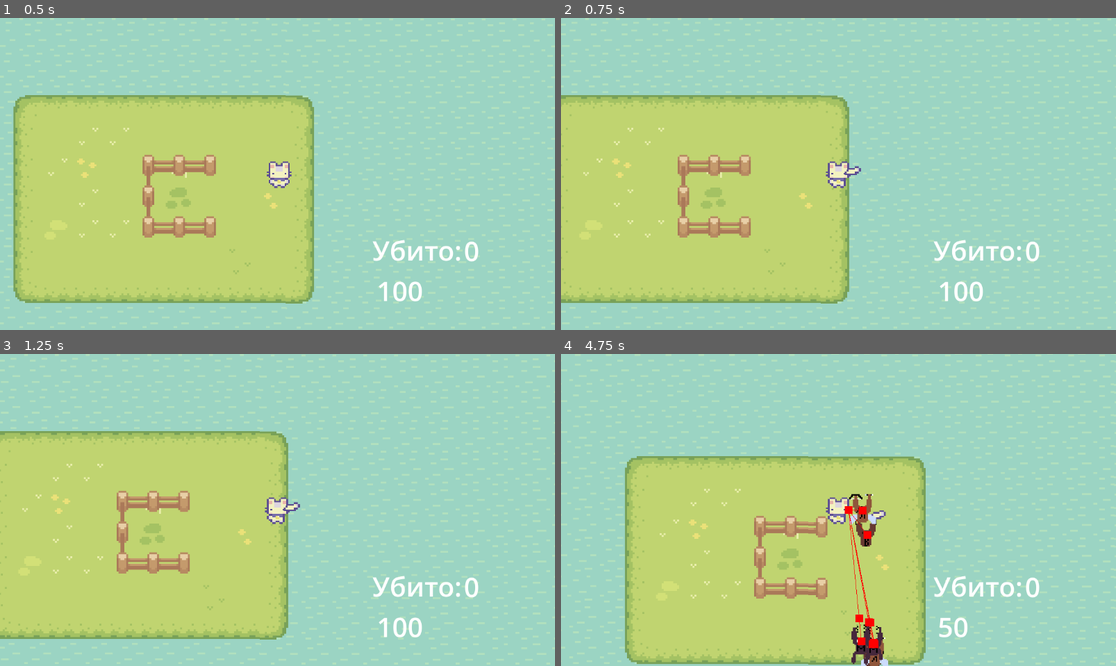
Above: before the commit, frames 1-4 (two rows, left to right).
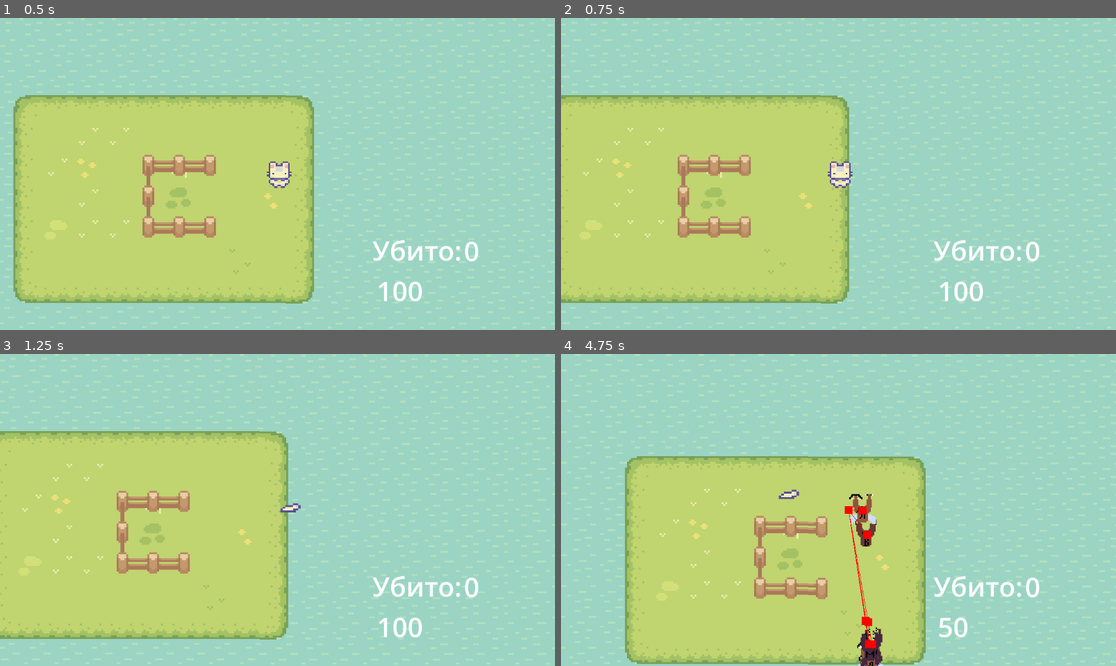
Above: after the commit, the same moments.

Repository: Nikmorking/war-of-impuls
Game: Godot game, scene res://сцены/node_2d.tscn
Two runs of this game, one before a commit and one after it. Both use one fixed random seed, a clock stepped at 60 frames per second and the inputs below.
Inputs (mouse positions are in pixels of both pictures, inside the frame that each line leads up to):
- Up to frame 1 (0.5 s): no input
- Up to frame 2 (0.75 s): tap Enter (ui_accept) at 0.5 s; move the mouse to (960, 158) at 0.52 s; hold Right (ui_right) from 0.53 s (still down); click (960, 158) at 0.6 s
- Up to frame 3 (1.25 s): keep holding Right (ui_right); tap Enter (ui_accept) at 0.77 s; right-click (399, 494) at 0.8 s
- Up to frame 4 (4.75 s): tap Enter (ui_accept) at 1.25, 1.52, 3.02, 3.77, 4.52 s; move the mouse to (727, 525) at 1.27 s; release Right (ui_right) at 1.28 s; hold Down (ui_down) 1.28-2.03 s; right-click (727, 525) at 1.35 s; tap 1 (spawn_1) at 1.55, 2.1 s; move the mouse to (894, 441) at 2.02 s; hold Right (ui_right) 2.03-2.78 s; tap 2 (spawn_2) at 2.3, 2.85 s; move the mouse to (810, 572) at 2.77 s; hold Up (ui_up) 2.78-3.53 s; tap 3 (spawn_3) at 3.05, 3.6 s; move the mouse to (1005, 556) at 3.52 s; hold Left (ui_left) from 3.53 s (still down); click (1005, 556) at 3.8 s; move the mouse to (672, 463) at 4.27 s; tap ` (devlog) at 4.35 s; right-click (672, 463) at 4.55 s

Frame 1 is identical in both runs. In frame 2, 0.2% of the frame differs, in the area x 47-55%, y 45-55%; in frame 3, 0.3%; in frame 4, 1.2%, in the area x 39-59%, y 43-100%.
Error before the commit: Invalid assignment of property or key 'visible' with value of type 'bool' on a base object of type 'null instance'. (res://scripts/character_body_2d.gd:23)
Error after the commit: Invalid assignment of property or key 'visible' with value of type 'bool' on a base object of type 'null instance'. (res://scripts/character_body_2d.gd:21)

Commit message:
ну гы

Diff:
--- a/nft/scripts/character_body_2d.gd
+++ b/nft/scripts/character_body_2d.gd
@@ -3,6 +3,7 @@
 var move
 var dep = false
 var call = 2
+var play = true
 
 signal restart
 
@@ -11,14 +12,11 @@
 @onready var black = ui.get_node("black")
 
 func _input(_event: InputEvent) -> void:
-	if Input.is_action_just_released("mouse_left"):
+	if Input.is_action_just_released("mouse_right"):
 		if call == 2:
 			shoot(get_global_mouse_position())
-			$Icon.texture = load("res://asset/импульс.png")
+			$Icon.texture = load("res://asset/импульс/импульс.png")
 			call = 1
-		if call == 1:
-			$Timer2.start()
-			call = 0
 	if Input.is_action_just_released("devlog"):
 		ui.get_node("TextEdit").visible = true
 		dep = true
@@ -42,7 +40,8 @@
 	pass
 
 func _physics_process(_delta: float) -> void:
-	move_player()
+	if play:
+		move_player()
 	if(health <= 0):
 		die()
 	move_and_slide()
@@ -50,11 +49,12 @@
 
 func die()->void:
 	print("die")
-	#black.visible = true
+	black.visible = true
 	$Timer.start()
 	health = max_health
 	Enemy.play = false
 	get_parent().schot = 0
+	play = false
 	pass
 
 
@@ -73,13 +73,14 @@
 
 
 func call_down() -> void:
-	#black.visible = false
+	black.visible = false
 	position = start_pos
 	restart.emit()
+	play = true
 	pass # Replace with function body.
 
 
 func Shoot() -> void:
 	call = 2
-	$Icon.texture = load("res://asset/перс.png")
+	$Icon.texture = load("res://asset/импульс/перс.png")
 	pass # Replace with function body.
--- a/nft/scripts/fire_ball.gd
+++ b/nft/scripts/fire_ball.gd
@@ -13,9 +13,9 @@
 
 func _on_body_entered(body: Node2D) -> void:
 	if body is CharacterBody2D:
+		print("gg2222")
+		body.health -= damage
 		if body.tipy == "Player":
-			print("gg")
-			body.health -= damage
 			body.vis_health()
 	pass
 
--- a/nft/scripts/пуля.gd
+++ b/nft/scripts/пуля.gd
@@ -13,11 +13,17 @@
 func _process(_delta: float) -> void:
 	if pos is Vector2 and !stop:
 		position = lerp(position, pos, speed)
+	if pos == position:
+		stop = true
 	pass
 
 
 func _on_body_entered(body: Node2D) -> void:
 	if body is CharacterBody2D:
+		if stop:
+			if body.tipy == "Player":
+				body.Shoot()
+				queue_free()
 		if body is Enemy:
 			stop = true
 			print("gg")
@@ -31,5 +37,5 @@
 
 
 func _on_timer_timeout() -> void:
-	queue_free()
+	stop = true
 	pass # Replace with function body.
--- a/nft/сцены/node_2d.tscn
+++ b/nft/сцены/node_2d.tscn
@@ -7,7 +7,8 @@
 [ext_resource type="Texture2D" uid="uid://vlknd2cx6mdb" path="res://asset/Tile/Fences.png" id="4_lyodw"]
 [ext_resource type="PackedScene" uid="uid://ciehno2dtgtce" path="res://сцены/player.tscn" id="5_dye2w"]
 [ext_resource type="Script" path="res://scripts/spawner.gd" id="7_kly5t"]
-[ext_resource type="Texture2D" uid="uid://b5mamcyhk8x80" path="res://asset/Чёрный_квадрат.PNG" id="8_twdo3"]
+[ext_resource type="Texture2D" uid="uid://xcaswa6m3jmo" path="res://asset/1_002.png" id="8_gh7k2"]
+[ext_resource type="Texture2D" uid="uid://curb4aj7ek84m" path="res://asset/умер.png" id="9_gufnj"]
 
 [sub_resource type="TileSetAtlasSource" id="TileSetAtlasSource_5mvxk"]
 texture = ExtResource("1_gpw7w")
@@ -279,9 +280,15 @@
 [node name="black" type="Sprite2D" parent="UI"]
 visible = false
 z_index = 1
-position = Vector2(573, 299)
-scale = Vector2(1.92813, 1.175)
-texture = ExtResource("8_twdo3")
+position = Vector2(585, 323)
+scale = Vector2(0.439989, 0.449653)
+texture = ExtResource("8_gh7k2")
+
+[node name="Умер" type="Sprite2D" parent="UI/black"]
+texture_filter = 1
+position = Vector2(-100.002, 26.6873)
+scale = Vector2(19.7214, 24.6301)
+texture = ExtResource("9_gufnj")
 
 [node name="Label2" type="Label" parent="UI"]
 offset_left = 773.0
--- a/nft/сцены/player.tscn
+++ b/nft/сцены/player.tscn
@@ -1,7 +1,7 @@
 [gd_scene load_steps=5 format=3 uid="uid://ciehno2dtgtce"]
 
 [ext_resource type="Script" path="res://scripts/character_body_2d.gd" id="1_y2g1n"]
-[ext_resource type="Texture2D" uid="uid://bfo25fa3qyjii" path="res://asset/перс.png" id="2_dg6v2"]
+[ext_resource type="Texture2D" uid="uid://bfo25fa3qyjii" path="res://asset/Импульс/перс.png" id="2_dg6v2"]
 
 [sub_resource type="RectangleShape2D" id="RectangleShape2D_bti15"]
 size = Vector2(16.25, 16.5)
@@ -33,12 +33,8 @@
 position = Vector2(0, 3)
 shape = SubResource("CircleShape2D_erawe")
 
-[node name="Timer2" type="Timer" parent="."]
-one_shot = true
-
 [node name="Timer3" type="Timer" parent="."]
 autostart = true
 
 [connection signal="timeout" from="Timer" to="." method="call_down"]
-[connection signal="timeout" from="Timer2" to="." method="Shoot"]
 [connection signal="timeout" from="Timer3" to="." method="vis_health"]
--- a/nft/сцены/Воин.tscn
+++ b/nft/сцены/Воин.tscn
@@ -30,9 +30,8 @@
 [node name="NavigationAgent2D" type="NavigationAgent2D" parent="."]
 path_desired_distance = 0.1
 avoidance_enabled = true
-radius = 57.6
-neighbor_distance = 15298.9
-max_neighbors = 20
+radius = 100.0
+avoidance_layers = 3
 avoidance_mask = 3
 debug_enabled = true
 
--- a/nft/сцены/Маг.tscn
+++ b/nft/сцены/Маг.tscn
@@ -30,9 +30,12 @@
 [node name="NavigationAgent2D" type="NavigationAgent2D" parent="."]
 path_desired_distance = 0.1
 avoidance_enabled = true
-radius = 57.0
-neighbor_distance = 15298.9
+radius = 63.85
+neighbor_distance = 15570.4
 max_neighbors = 20
+time_horizon_agents = 2.3
+max_speed = 380.2
+avoidance_layers = 3
 avoidance_mask = 3
 debug_enabled = true
 
--- a/nft/сцены/Пуля.tscn
+++ b/nft/сцены/Пуля.tscn
@@ -4,7 +4,7 @@
 [ext_resource type="Texture2D" uid="uid://5vdp3doi7o1e" path="res://asset/лапа импульса.png" id="2_i1i4b"]
 
 [sub_resource type="RectangleShape2D" id="RectangleShape2D_2fmtn"]
-size = Vector2(18, 10)
+size = Vector2(24, 12)
 
 [node name="Пуля" type="Area2D"]
 scale = Vector2(0.5, 0.5)
@@ -13,16 +13,17 @@
 speed = 0.05
 
 [node name="CollisionShape2D" type="CollisionShape2D" parent="."]
-position = Vector2(1, -1)
 shape = SubResource("RectangleShape2D_2fmtn")
 
 [node name="Icon" type="Sprite2D" parent="."]
 texture_filter = 1
-position = Vector2(16, 12)
-scale = Vector2(2.10952, 1.7901)
+position = Vector2(18, 14)
+scale = Vector2(2.65625, 1.90625)
 texture = ExtResource("2_i1i4b")
 
 [node name="Timer" type="Timer" parent="."]
+wait_time = 0.3
+one_shot = true
 autostart = true
 
 [connection signal="body_entered" from="." to="." method="_on_body_entered"]
--- a/nft/сцены/лучник.tscn
+++ b/nft/сцены/лучник.tscn
@@ -32,7 +32,7 @@
 [node name="NavigationAgent2D" type="NavigationAgent2D" parent="."]
 path_desired_distance = 0.1
 avoidance_enabled = true
-radius = 57.6
+radius = 41.14
 neighbor_distance = 15298.9
 max_neighbors = 20
 avoidance_mask = 3
Binary file added: nft/asset/1_002.png
Not shown, added: nft/asset/1_002.png.import
Renamed: nft/asset/импульс.png -> nft/asset/Импульс/импульс.png
Not shown, added: nft/asset/Импульс/импульс.png.import
Binary file added: nft/asset/Импульс/импульс2.png
Not shown, added: nft/asset/Импульс/импульс2.png.import
Binary file added: nft/asset/Импульс/импульс3.png
Not shown, added: nft/asset/Импульс/импульс3.png.import
Renamed: nft/asset/перс.png -> nft/asset/Импульс/перс.png
Not shown, added: nft/asset/Импульс/перс.png.import
Not shown, removed: nft/asset/импульс.png.import
Not shown, removed: nft/asset/перс.png.import
(and 8 more such lines)
